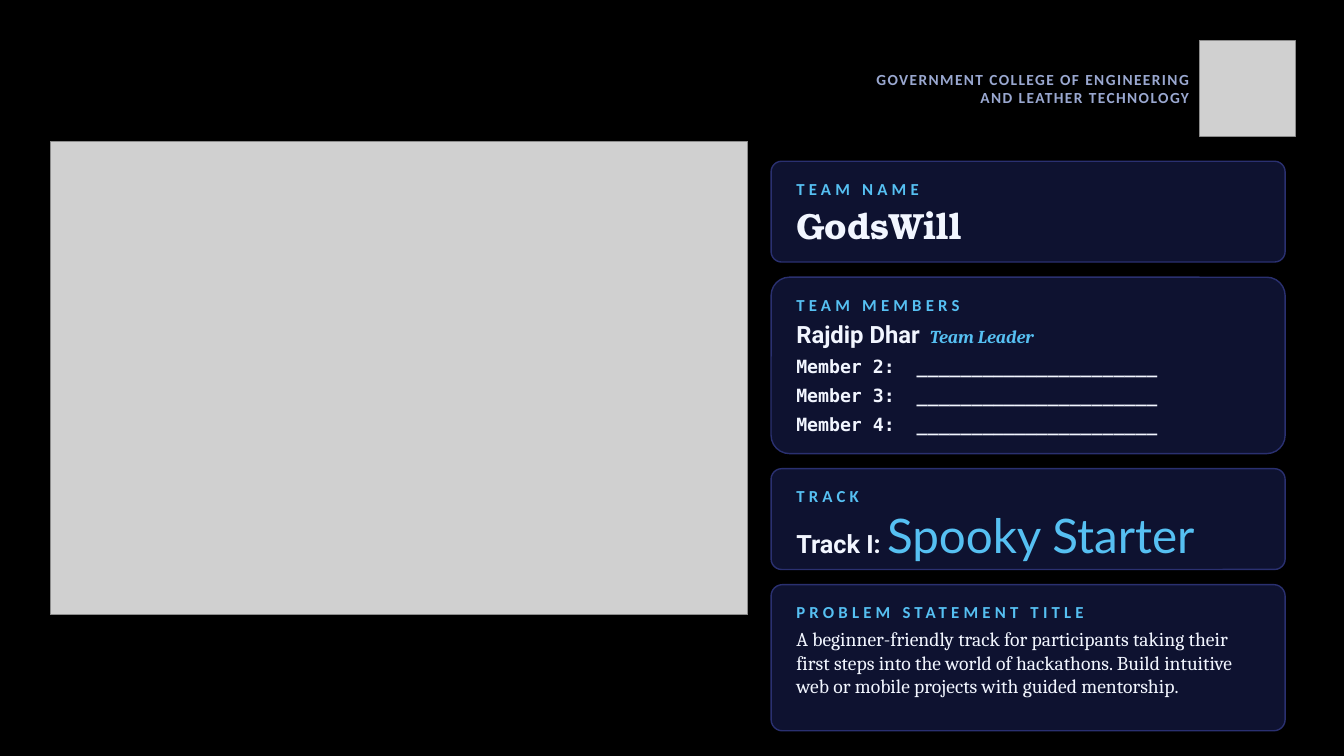
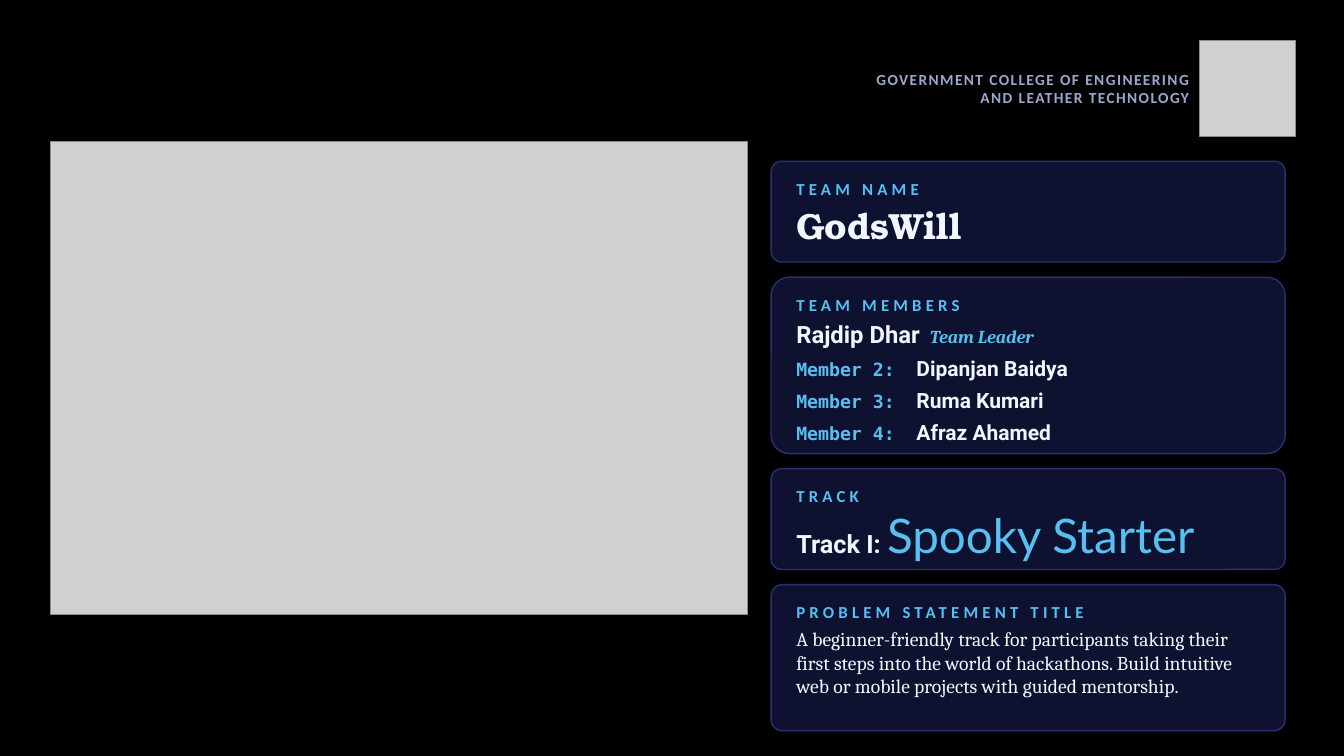
Before and after one commit to RajdipDhar2007/Red_Tape_Navigator, a slide deck: slide 1 of GodsWill_Spooky_Starter_Red_Tape_Navigator.pptx. Drawn at 1344x756 pixels with LibreOffice and Linux fonts; fonts in the diff are those of the drawing; grey boxes stand for pictures. Boxes give left, top, right and bottom in pixels: in the first picture for what was removed or moved away, otherwise in the second. Text is boxed around its words. In the diff, an @@ line names an element or a change of style, - is before the commit and + after.

Commit message:
Deck: add team member names to the cover slide

```diff
--- a/GodsWill_Spooky_Starter_Red_Tape_Navigator.pptx
+++ b/GodsWill_Spooky_Starter_Red_Tape_Navigator.pptx
@@ text at (796, 360, 1068, 441): text changed; size 13 to 15 pt; font DejaVu Sans Mono to Roboto @@
-Member 2: ______________________
-Member 3: ______________________
-Member 4: ______________________
+Member 2: Dipanjan Baidya
+Member 3: Ruma Kumari
+Member 4: Afraz Ahamed
```
